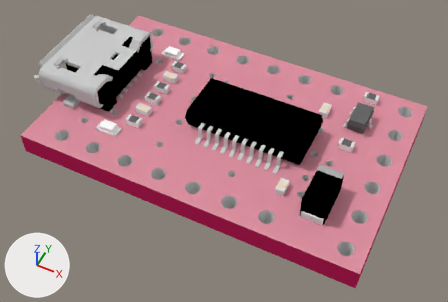
A saved change to the Blender file products/11736/geometry_edit_blender/ft231x-breakout.blend.
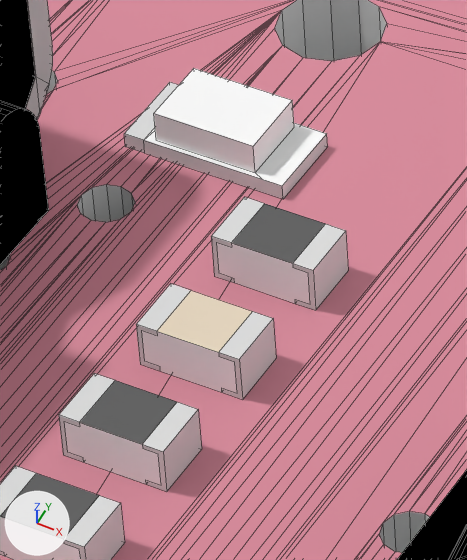
Old and new are each drawn whole from a 50 mm camera at (25.43, -19.8, 31.72) aimed at (12.56, 5.94, -0.45) and again close up on the part from 33% to 45% of the width and 13% to 34% of the height. Arrows for +X, +Y and +Z are at lower left; the lights stay in place. The close-ups show mesh edges as thin lines.

Names of what the first close-up shows: 'Mesh1 pcbgroup Model', 'Mesh13 G_0402_RES1 Model', 'Mesh14 G_0402_RES2 Model', 'Mesh15 G_0402_RES3 Model', 'Mesh39 skpC8A5_1 SSOP20_L1 Model', 'Mesh40 skp89A8_1 USB_MICROB1 Model', 'Mesh5 G_0402_CAP3 Model', 'Mesh8 LED_0603_2 Model'.
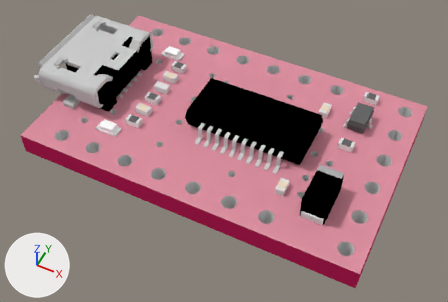
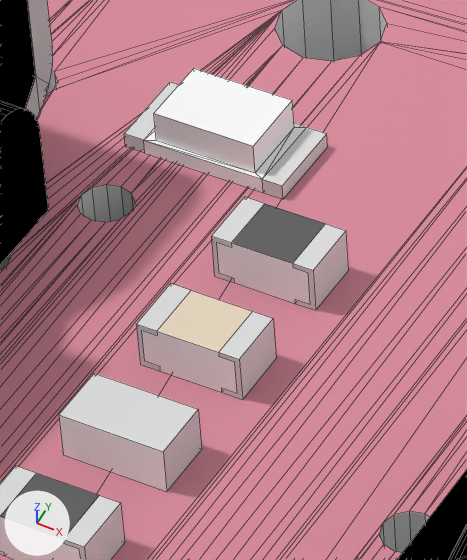
Pixel boxes (x1, y1, x2, y2) of what changed, in the close-ups (467 x 560 px):
part 1 of me_mesh8_led_0603_2_model, built on: (144, 123, 327, 199) in both
part 2 of me_mesh13_g_0402_res1_model, cut back: (59, 374, 180, 492) in both

The change in detail:
me_mesh13_g_0402_res1_model has 32 vertices, 14 faces and spans x 5.85..6.85, y 0.8..1.25, z -8.545..-7.965.
me_mesh13_g_0402_res1_model is used by ob_mesh13_g_0402_res1_model.
Verts and faces of me_mesh13_g_0402_res1_model; kept vertices keep their numbers, new ones are numbered from 32.
Before the commit, vertices of me_mesh13_g_0402_res1_model: 0 (6.05, 1.25, -7.965) at pixel (79, 422), 1 (5.85, 1.25, -7.965) at pixel (58, 414), 2 (5.85, 0.8, -7.965) at pixel (63, 454), 3 (6.05, 0.8, -7.965) at pixel (83, 462), 4 (6.05, 0.85, -7.965) at pixel (83, 457).
Before the commit, vertices of me_mesh13_g_0402_res1_model: 5 (5.9, 0.85, -7.965) at pixel (67, 452), 6 (5.9, 1.2, -7.965) at pixel (64, 421), 7 (6.05, 1.2, -7.965) at pixel (79, 426), 8 (6.05, 1.25, -8.545) at pixel (115, 380), 9 (5.85, 1.25, -8.545) at pixel (94, 373).
Before the commit, vertices of me_mesh13_g_0402_res1_model: 10 (6.65, 1.25, -7.965) at pixel (142, 444), 11 (6.65, 1.25, -8.545) at pixel (177, 401), 12 (6.65, 0.8, -7.965) at pixel (146, 484), 13 (6.65, 0.85, -7.965) at pixel (145, 479), 14 (6.8, 0.85, -7.965) at pixel (161, 485).
Before the commit, vertices of me_mesh13_g_0402_res1_model: 15 (6.8, 1.2, -7.965) at pixel (158, 454), 16 (6.65, 1.2, -7.965) at pixel (142, 448), 17 (6.05, 0.8, -8.545), 18 (6.65, 0.8, -8.545), 19 (6.65, 1.2, -8.545).
Before the commit, vertices of me_mesh13_g_0402_res1_model: 20 (6.8, 1.2, -8.545), 21 (6.8, 0.85, -8.545), 22 (6.65, 0.85, -8.545), 23 (6.05, 0.85, -8.545), 24 (5.9, 0.85, -8.545).
Before the commit, vertices of me_mesh13_g_0402_res1_model: 25 (5.9, 1.2, -8.545), 26 (6.05, 1.2, -8.545), 27 (6.85, 1.25, -8.545) at pixel (198, 409), 28 (6.85, 0.8, -8.545) at pixel (201, 449), 29 (6.85, 1.25, -7.965) at pixel (163, 451).
Before the commit, vertices of me_mesh13_g_0402_res1_model: 30 (6.85, 0.8, -7.965) at pixel (166, 491), 31 (5.85, 0.8, -8.545).
Part 2, on me_mesh13_g_0402_res1_model:
Vertices deleted: 0, 3 to 8, 10 to 26 (with the faces that use them).
New faces: (2, 31, 28, 30), (1, 29, 27, 9) (mat_m_0131_silver (light grey #e1e1e1)).
New faces: (1, 2, 30, 29) (mat_m_0128_white (white #ffffff)).
New faces: (9, 27, 28, 31) (mat_frontcolor (white #ffffff)).
me_mesh13_g_0402_res1_model no longer uses material mat_m_0136_charcoal (dark grey #686868).
me_mesh8_led_0603_2_model is used by ob_mesh8_led_0603_2_model.
me_mesh8_led_0603_2_model had 21 vertices, 17 faces and spanned x 4.28..5.88, y 0.8..1.25, z -12.47..-11.66.
me_mesh8_led_0603_2_model now has 24 vertices, 27 faces and spans x 4.28..5.88, y 0.8..1.25, z -12.47..-11.66.
Part 1, on me_mesh8_led_0603_2_model:
5 faces are deleted.
3 vertices are added at (5.68, 0.8, -11.66), (5.68, 0.8, -12.47), (5.68, 0.95, -12.47).
10 new faces join them, mat_frontcolor (white #ffffff).
1 new face joins them, mat_m_0128_white (white #ffffff).
4 new faces join them, mat_m_0131_silver (light grey #e1e1e1).
me_mesh8_led_0603_2_model now uses material mat_m_0128_white (white #ffffff).
